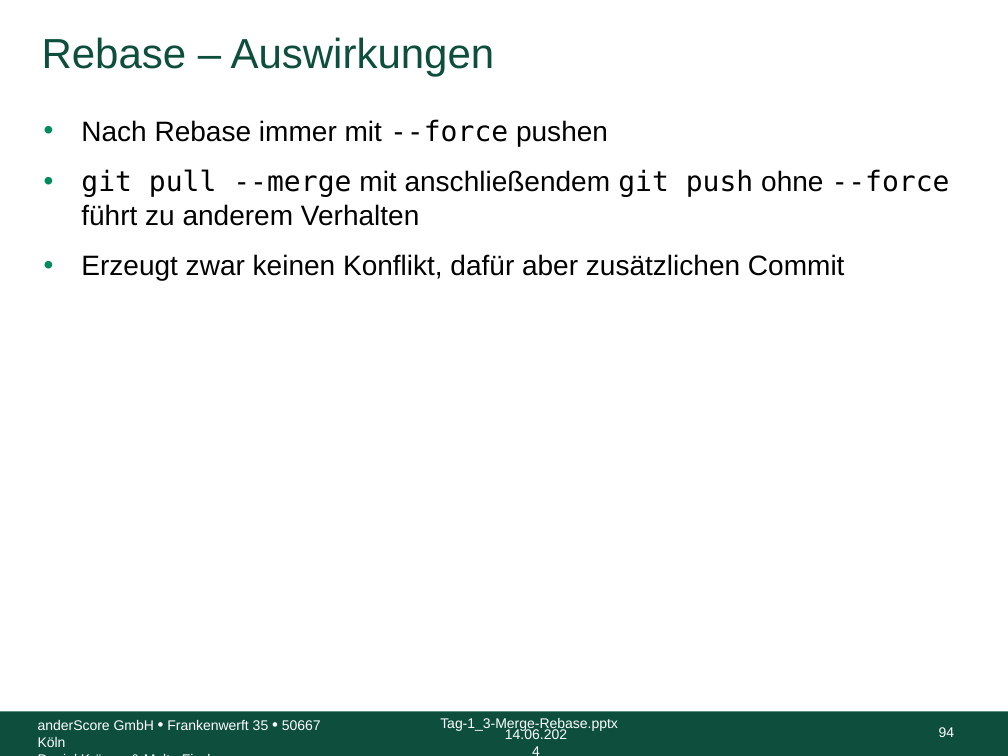
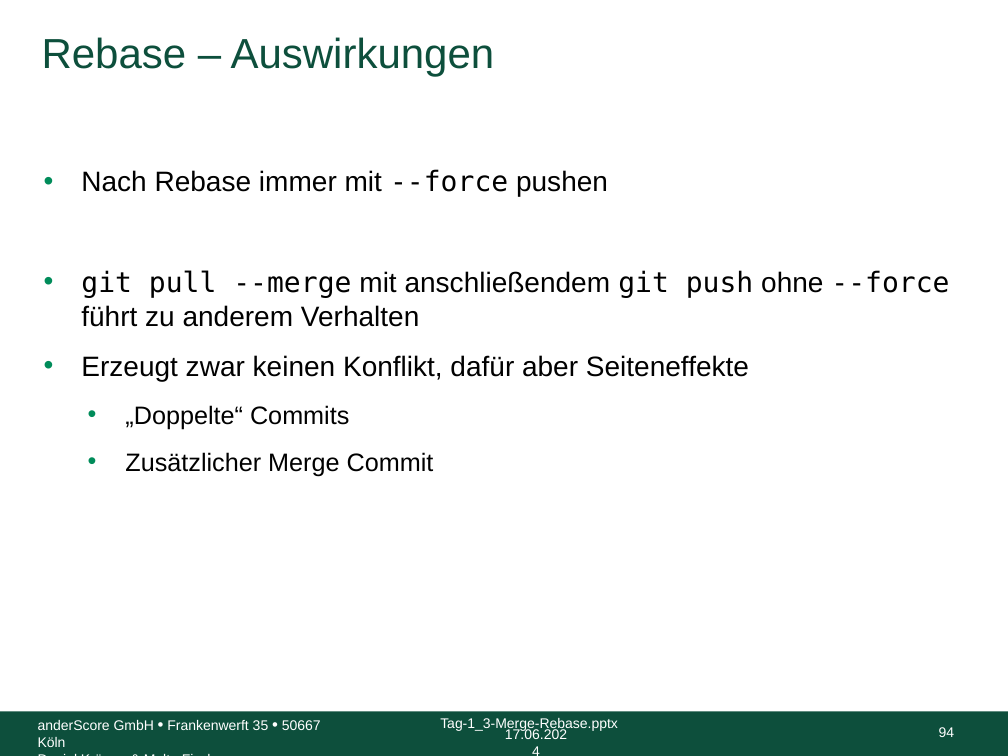
Before and after one commit to anderscore-gmbh/gitlab, a slide deck: slide 94 of slides/Tag-1_3-Merge-Rebase.pptx. Drawn at 1008x756 pixels with LibreOffice and Linux fonts; fonts in the diff are those of the drawing; background and template pictures are left out. Boxes give left, top, right and bottom in pixels: in the first picture for what was removed or moved away, otherwise in the second. Text is boxed around its words. In the diff, an @@ line names an element or a change of style, - is before the commit and + after.

```diff
--- a/slides/Tag-1_3-Merge-Rebase.pptx
+++ b/slides/Tag-1_3-Merge-Rebase.pptx
@@ text at bbox=[81, 355, 749, 476]: text changed @@
-• Erzeugt zwar keinen Konflikt, dafür aber zusätzlichen Commit
+• Erzeugt zwar keinen Konflikt, dafür aber Seiteneffekte
+  • „Doppelte“ Commits
+  • Zusätzlicher Merge Commit
@@ text at bbox=[505, 728, 567, 739]: text changed @@
-14.06.2024
+17.06.2024
```
Also in this commit, not shown: 117 other slides changed, 4 other files.
